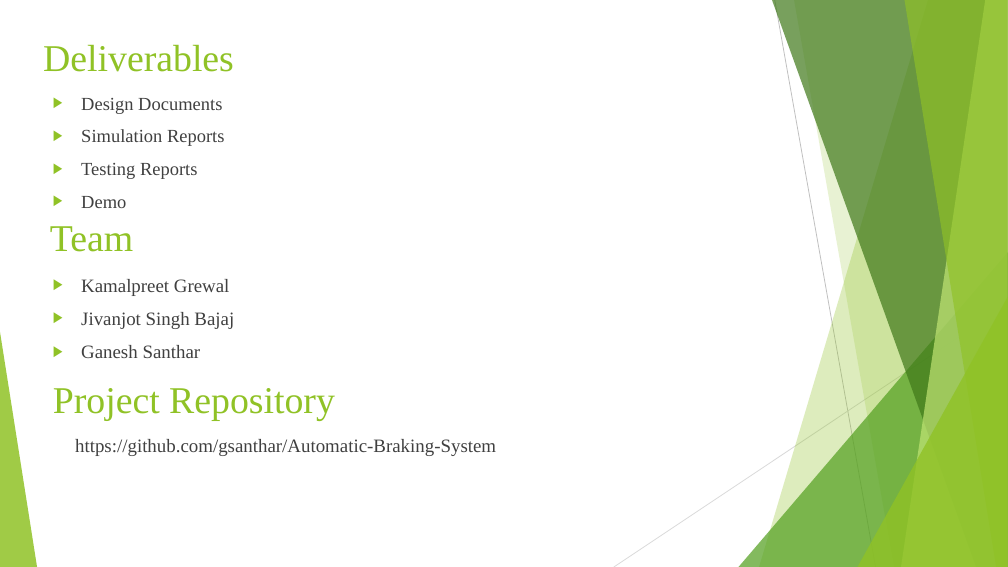
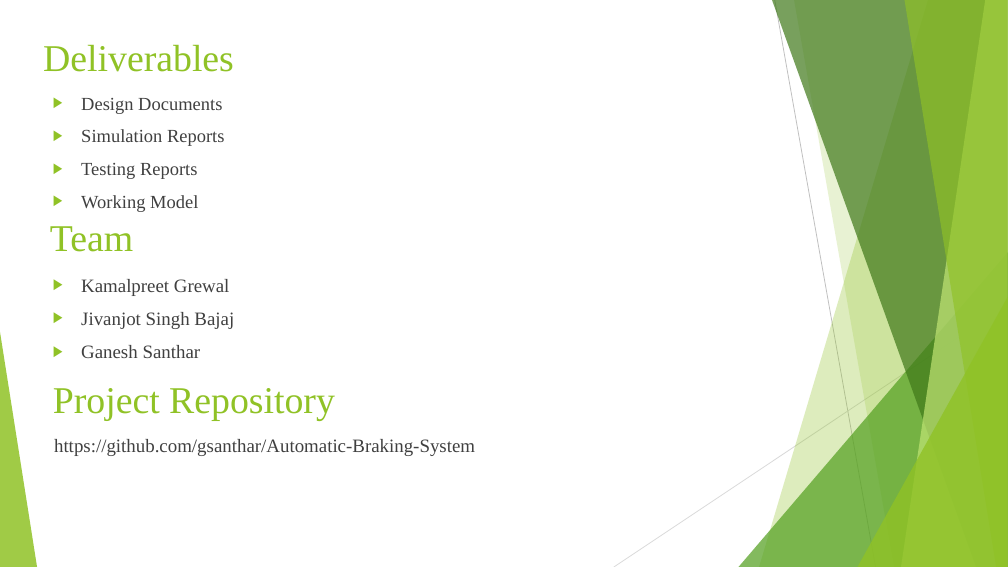
Before and after one commit to BusAI-Self-Driving-Car/Automatic-Braking-System, a slide deck: slide 9 of Project-Proposal/Automatic Braking System.pptx. Drawn at 1008x567 pixels with LibreOffice and Linux fonts; fonts in the diff are those of the drawing. Boxes give left, top, right and bottom in pixels: in the first picture for what was removed or moved away, otherwise in the second. Text is boxed around its words. In the diff, an @@ line names an element or a change of style, - is before the commit and + after.

```diff
--- a/Project-Proposal/Automatic Braking System.pptx
+++ b/Project-Proposal/Automatic Braking System.pptx
@@ text at (81, 195, 198, 212): text changed @@
-▶ Demo
+▶ Working Model
@@ text "https://github.com/gsanthar/Automatic-Braking-System": place and size @@
-text "https://github.com/gsanthar/Automatic-Braking-System" at (75, 439, 496, 456)
+text "https://github.com/gsanthar/Automatic-Braking-System" at (54, 439, 475, 456)
```
Also in this commit, not shown: 1 other slide changed, 1 other file.
